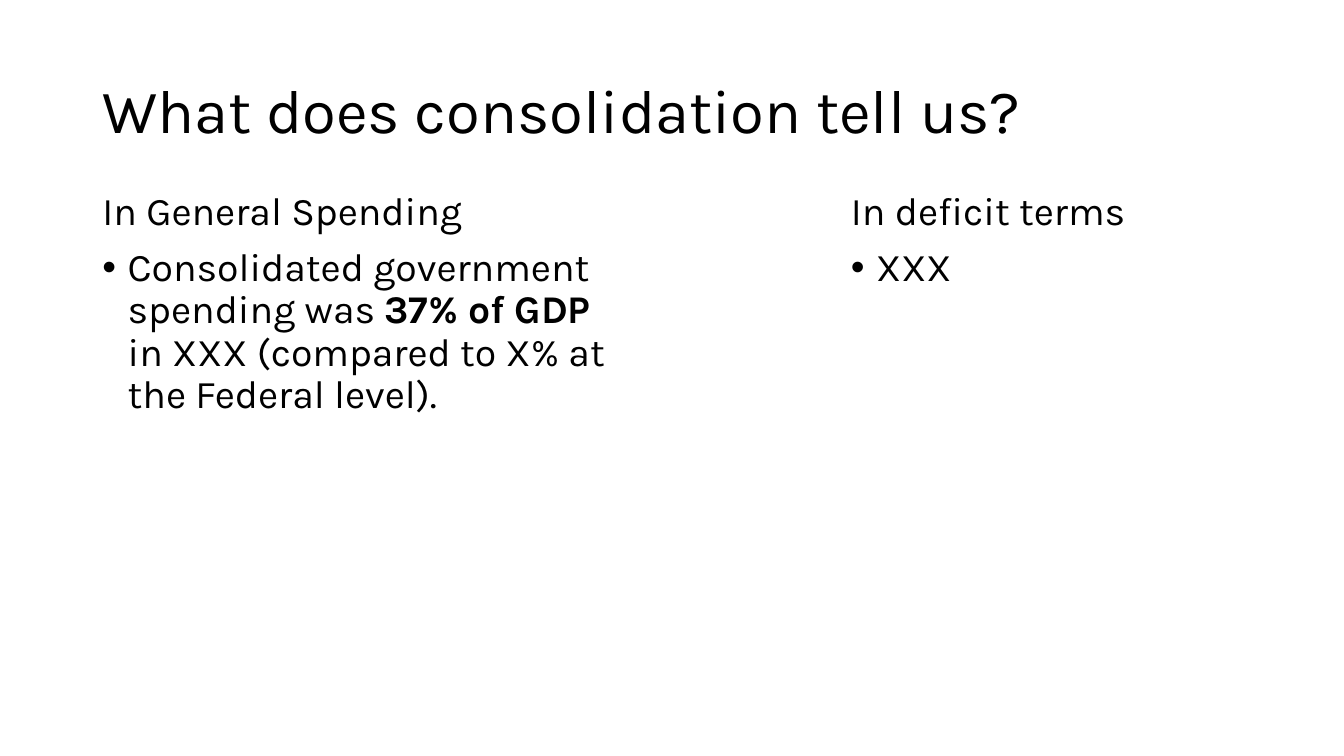
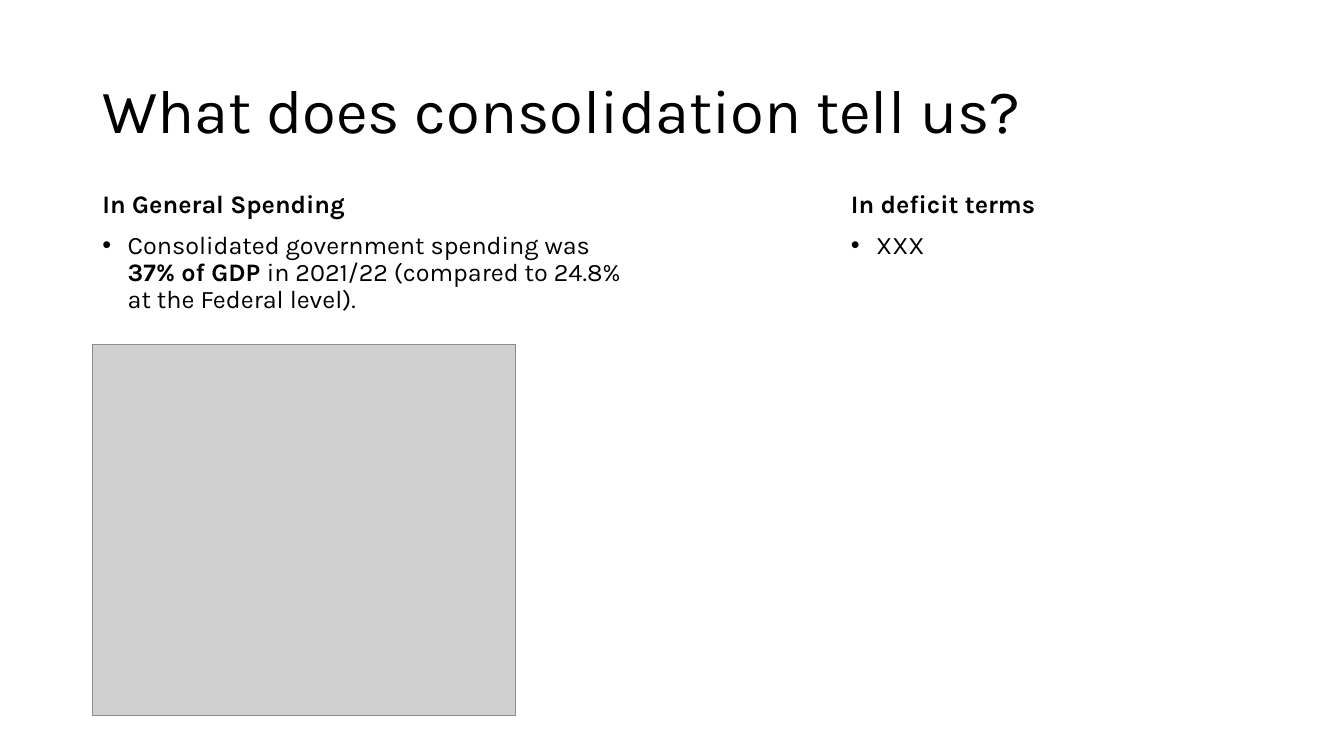
Before and after one commit to Zjub/TVHENZ, a slide deck: slide 10 of e61 Projects/Fiscal sustainability/OECD comparison/Initial external plans.pptx (slide 8 before the commit). Drawn at 1344x756 pixels with LibreOffice and Linux fonts; fonts in the diff are those of the drawing; grey boxes stand for pictures. Boxes give left, top, right and bottom in pixels: in the first picture for what was removed or moved away, otherwise in the second. Text is boxed around its words. In the diff, an @@ line names an element or a change of style, - is before the commit and + after.

```diff
--- a/e61 Projects/Fiscal sustainability/OECD comparison/Initial external plans.pptx
+++ b/e61 Projects/Fiscal sustainability/OECD comparison/Initial external plans.pptx
@@ text at (102, 195, 345, 219): size 28 to 18 pt, bold on in "In General Spending" @@
@@ text "In deficit terms" at (851, 195, 1035, 254): size 28 to 18 pt; bold on in "In deficit terms" @@
@@ text at (128, 236, 621, 311): text changed; size 28 to 18 pt @@
-• Consolidated government spending was 37% of GDP in XXX (compared to X% at the Federal level).
+• Consolidated government spending was 37% of GDP in 2021/22 (compared to 24.8% at the Federal level).
@@ picture added at (93, 345, 516, 716) @@
```
Also in this commit, not shown: 8 other slides changed, 6 slides added, 3 slides removed.
